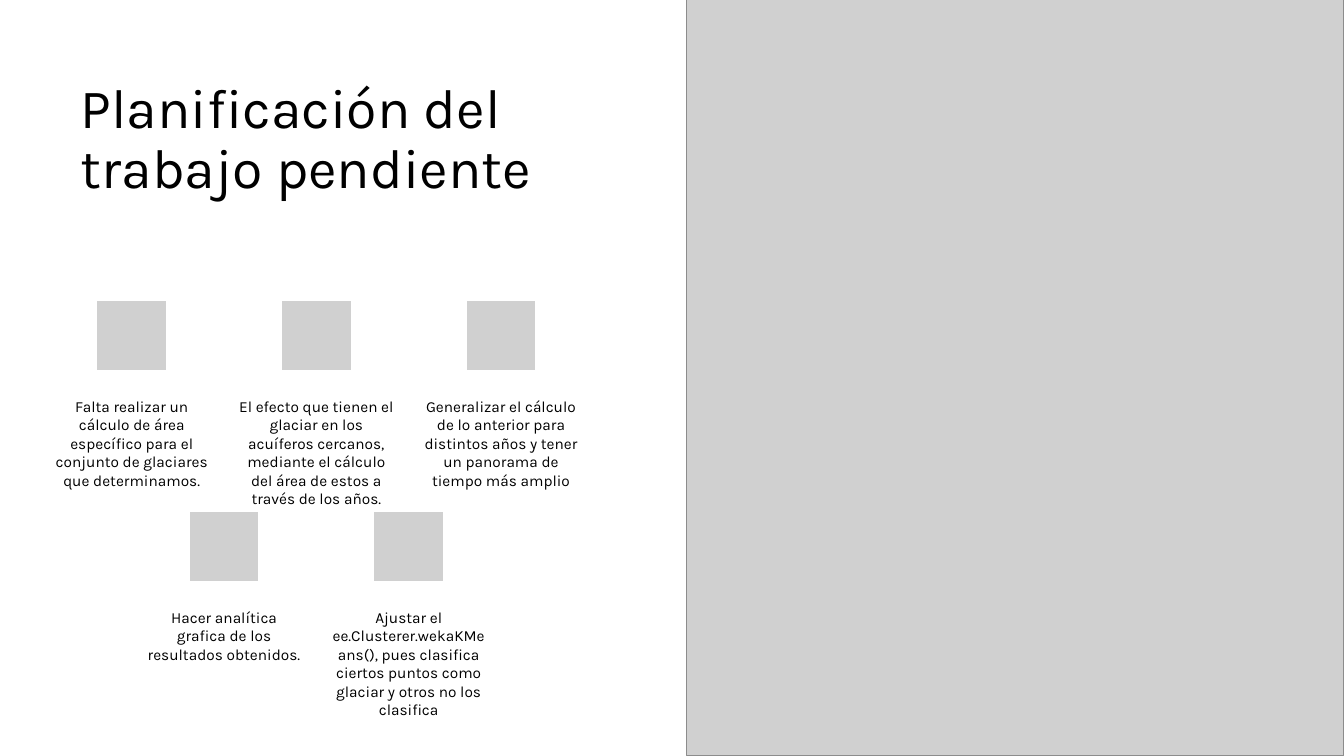
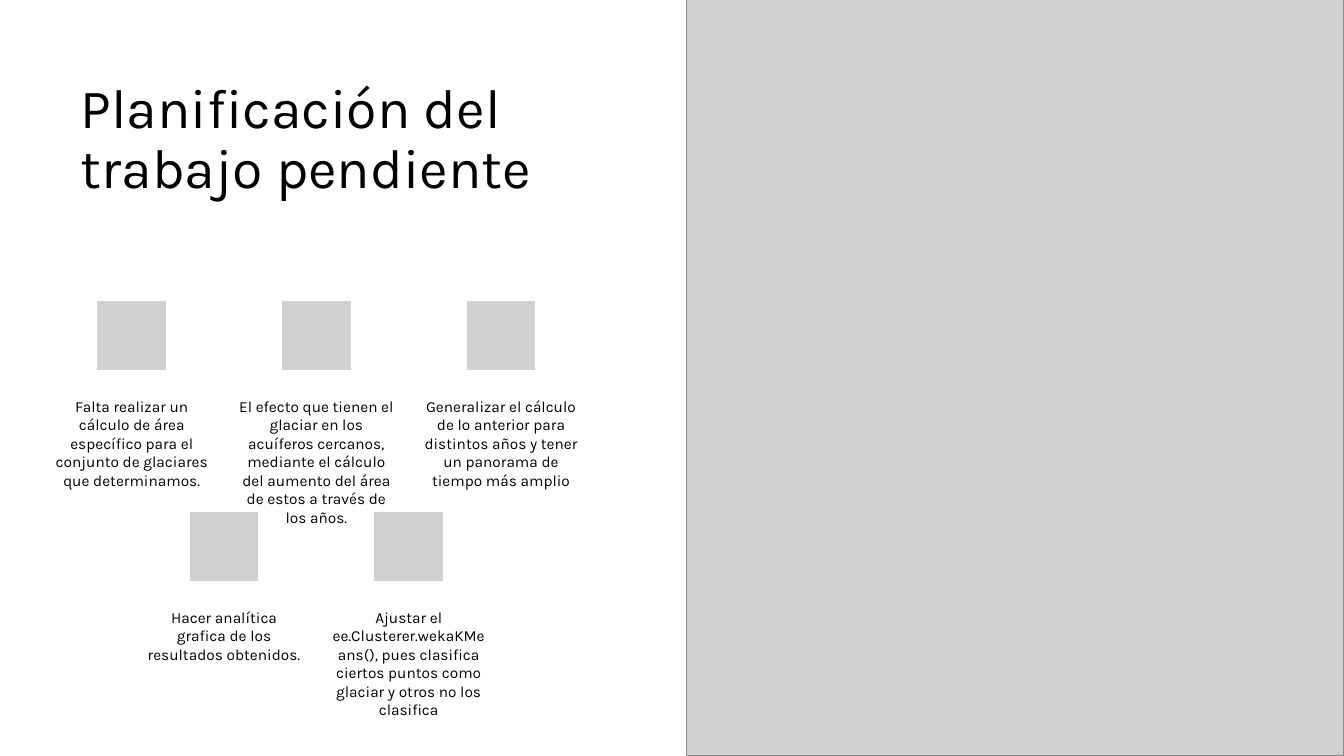
Before and after one commit to Benjaminsantander/Proyecto-GeoEspacial, a slide deck: slide 7 of Entrega 1/Ppt/Template P E1.pptx (slide 6 before the commit). Drawn at 1344x756 pixels with LibreOffice and Linux fonts; fonts in the diff are those of the drawing; grey boxes stand for pictures. Boxes give left, top, right and bottom in pixels: in the first picture for what was removed or moved away, otherwise in the second. Text is boxed around its words. In the diff, an @@ line names an element or a change of style, - is before the commit and + after.

```diff
--- a/Entrega 1/Ppt/Template P E1.pptx
+++ b/Entrega 1/Ppt/Template P E1.pptx
@@ text at (x1=239, y1=401, x2=393, y2=523): text changed @@
-El efecto que tienen el glaciar en los acuíferos cercanos, mediante el cálculo del área de estos a través de los años.
+El efecto que tienen el glaciar en los acuíferos cercanos, mediante el cálculo del aumento del área de estos a través de los años.
```
Also in this commit, not shown: 4 other slides changed, 1 slide added, 2 other files.
